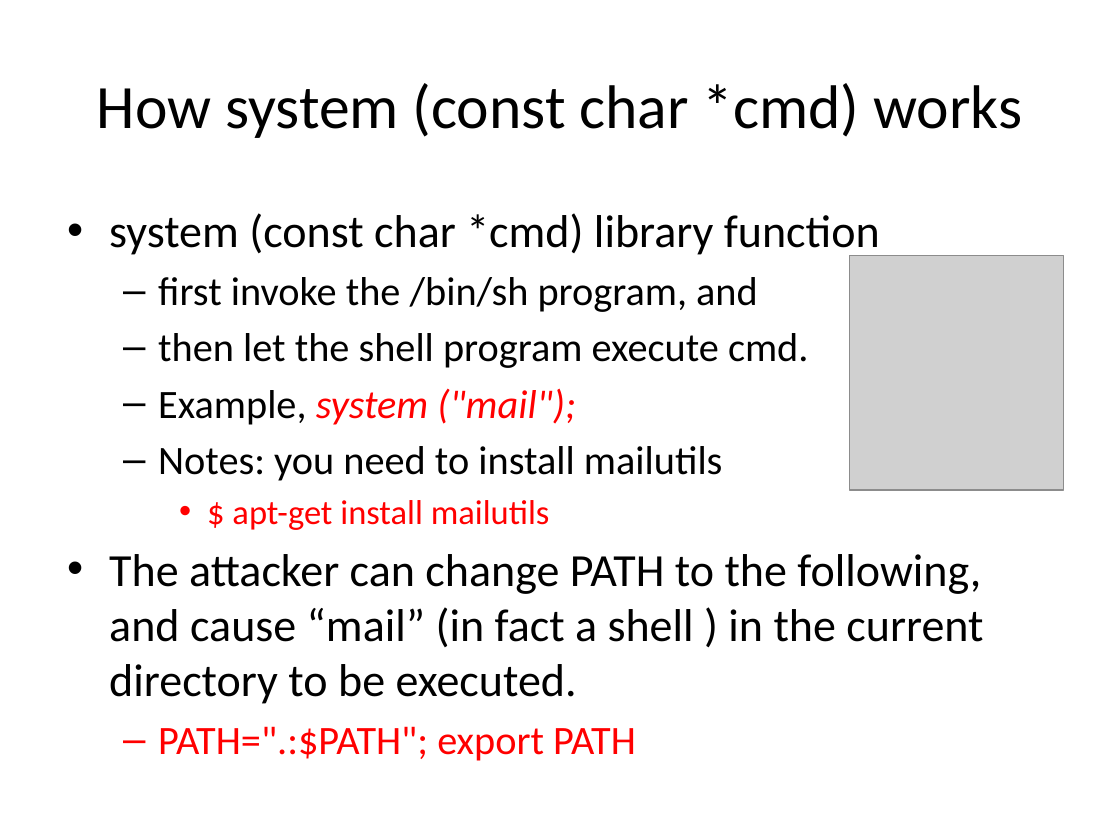
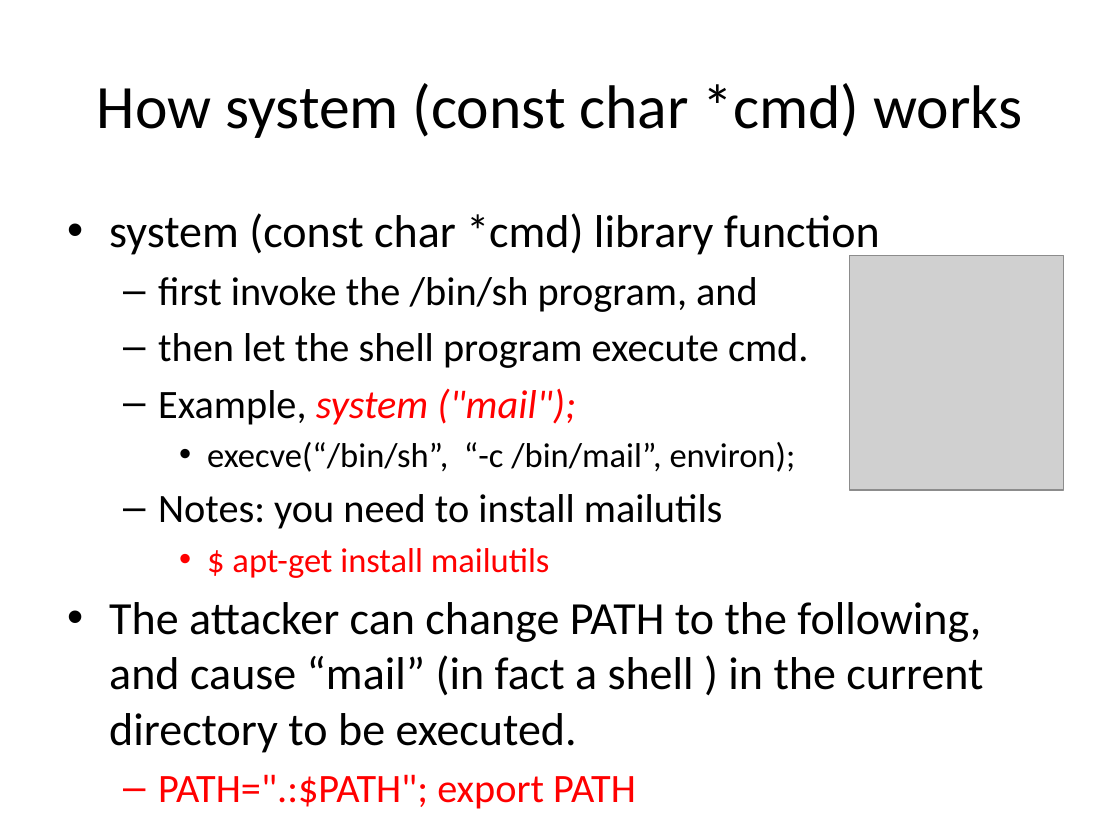
Before and after one commit to Bowie-State-University/CS-Courses, a slide deck: slide 29 of COSC402_545_Software_OS_Security/MyPPTs/2_setUID/5_set-UID/Set-UID Privileged Programs.pptx (slide 23 before the commit). Drawn at 1120x840 pixels with LibreOffice and Linux fonts; fonts in the diff are those of the drawing; grey boxes stand for pictures. Boxes give left, top, right and bottom in pixels: in the first picture for what was removed or moved away, otherwise in the second. Text is boxed around its words. In the diff, an @@ line names an element or a change of style, - is before the commit and + after.

```diff
--- a/COSC402_545_Software_OS_Security/MyPPTs/2_setUID/5_set-UID/Set-UID Privileged Programs.pptx
+++ b/COSC402_545_Software_OS_Security/MyPPTs/2_setUID/5_set-UID/Set-UID Privileged Programs.pptx
@@ text at <box>207,442,796,472</box>: paragraph added @@
+    • execve(“/bin/sh”, “-c /bin/mail”, environ);
```
Also in this commit, not shown: 6 other slides changed, 7 slides added, 1 other file.
